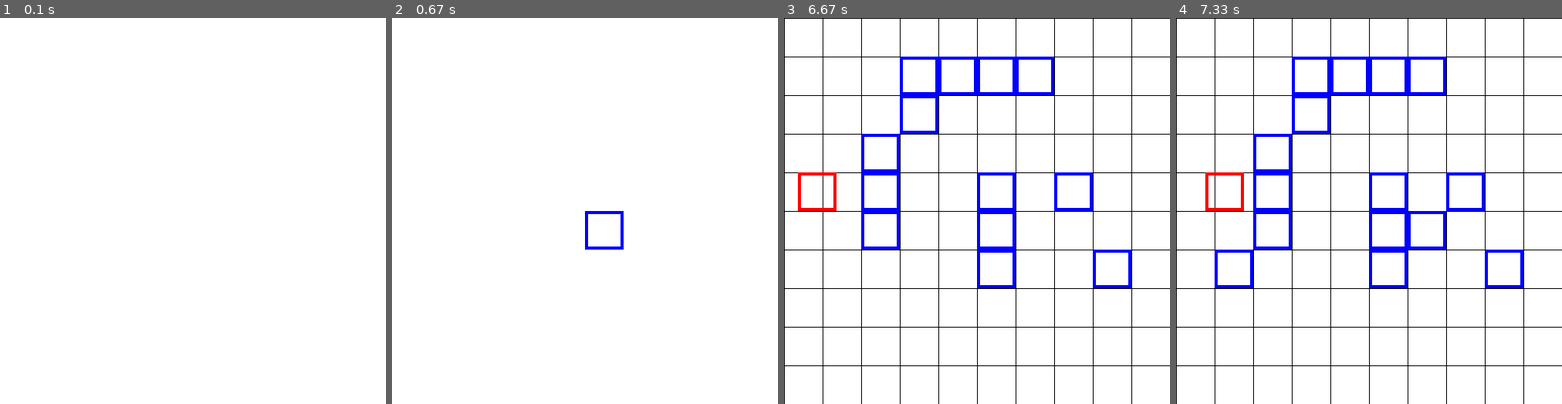
Above: before the commit, frames 1-4 (left to right).
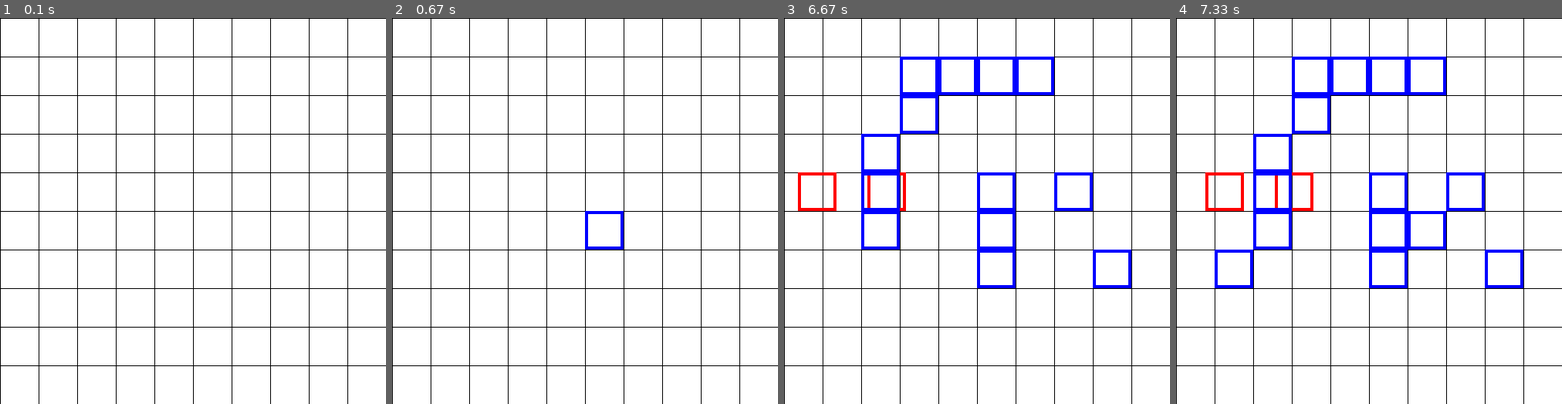
Above: after the commit, the same moments.

Repository: randompast/Tower-Defense-pygame
Game: pygame game, started from main.py
Same seed, same stepped clock (60 frames per second), same inputs: the game is played once before the commit and once after it.
Inputs (mouse positions are in pixels of both pictures, inside the frame that each line leads up to):
- Up to frame 1 (0.1 s): no input
- Up to frame 2 (0.67 s): click (585, 211) at 0.38 s
- Up to frame 3 (6.67 s): click (884, 214) at 0.72 s; click (1034, 75) at 1.05 s; click (984, 79) at 1.38 s; click (980, 253) at 1.72 s; click (1077, 272) at 2.05 s; click (1077, 176) at 2.38 s; click (1115, 180) at 2.72 s; click (1112, 288) at 3.05 s; click (992, 195) at 3.38 s; click (892, 141) at 3.72 s; click (1081, 253) at 4.05 s; click (915, 83) at 4.38 s; click (1112, 207) at 4.72 s; click (903, 118) at 5.05 s; click (953, 95) at 5.38 s; click (1004, 149) at 5.72 s; click (1011, 145) at 6.05 s; click (880, 172) at 6.38 s
- Up to frame 4 (7.33 s): click (1423, 234) at 6.72 s; click (1230, 249) at 7.05 s

The runs differ from the first frame. In frame 1, 4.0% of the frame differs, in the area x 0-100%, y 0-100%; in frame 2, 3.9%; in frame 3, 0.2%; in frame 4, 0.2%.

Commit message:
spawns and updates enemies based on seconds passed

Diff:
--- a/gameloop.py
+++ b/gameloop.py
@@ -1,25 +1,27 @@
-import pygame, sys
+import pygame
+import sys
 from pygame.locals import *
 from enemy import enemy
 from init import clear
 from events import event_handler
 from grid import drawgrid
+
 def gameloop(pyg):
     # Beginning Game Loop
     enemies = []
     enemyTimer = 0
     while True:
-        if int(pygame.time.get_ticks()/1000) > enemyTimer + 2 :
+        pygame.display.update()
+        clear(pyg)
+        drawgrid(pyg)
+        if int(pygame.time.get_ticks()/1000) > enemyTimer + 2:
             enemyTimer = int(pygame.time.get_ticks()/1000)
-            enemies.append(enemy(1, 2, [0,200]))
-
-        pygame.display.update()
+            e = enemy(1, 2, [0, 200])
+            enemies.append(e)
         event_handler(pyg)
         for e in enemies:
-            clear(pyg)
-            drawgrid(pyg)
             e.draw(pyg)
             e.update(pyg)
-        for i,tower in enumerate(pyg['towers']):
+        for i, tower in enumerate(pyg['towers']):
             tower.draw(pyg)
         pyg['FramePerSec'].tick(pyg['FPS'])
